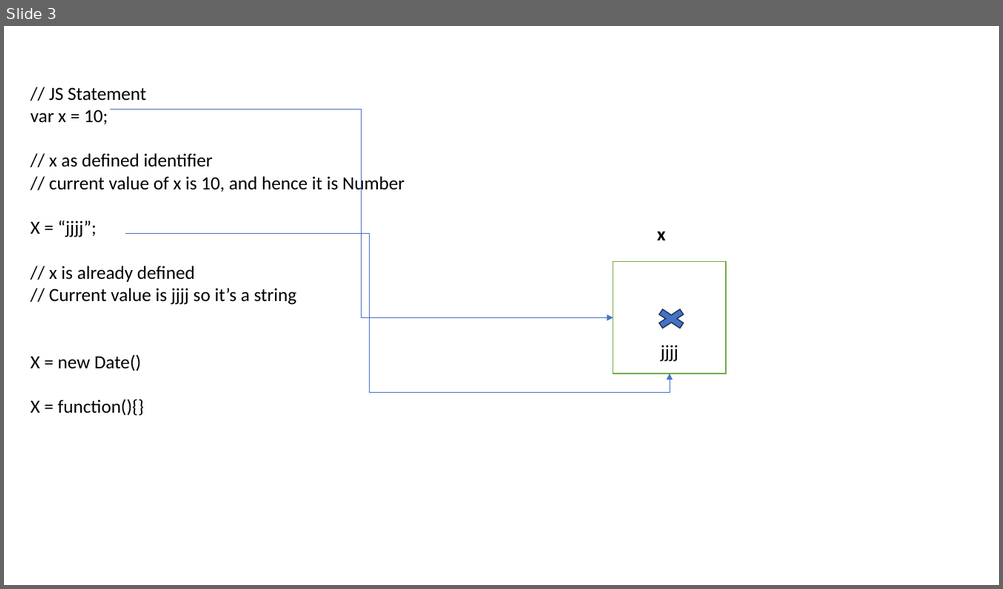
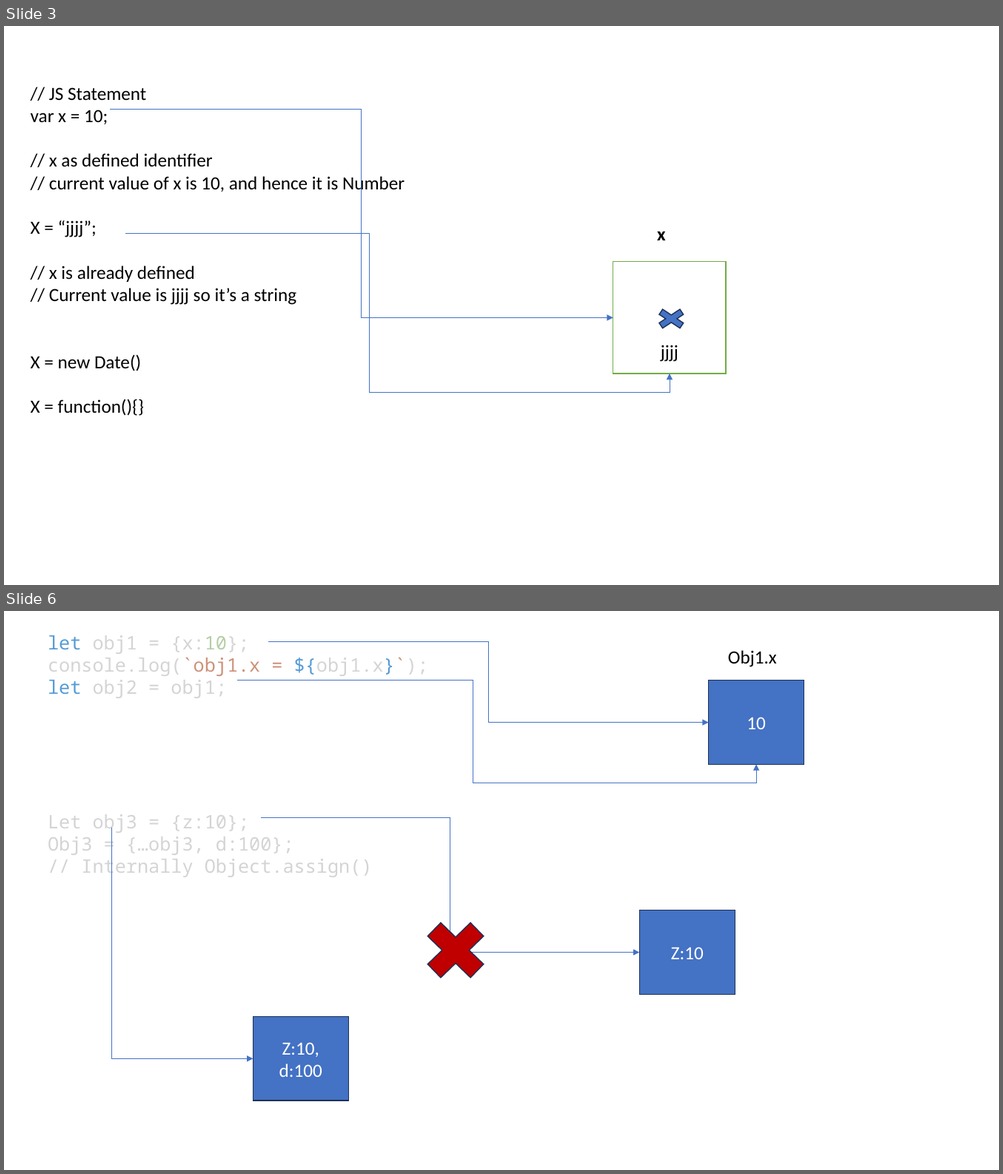
Before and after one commit to maheshsabnis/tscapita, a slide deck: TRaining_Im agesa.pptx. Shown one above the other, each under a label of ours: slide 3 before the commit, slides 3 and 6 after it; the slides between them are not shown. The pictures are 1003x589 and 1003x1174 pixels, drawn with LibreOffice and Linux fonts; fonts in the diff are those of the drawing. Boxes give left, top, right and bottom in pixels: in the first picture for what was removed or moved away, otherwise in the second. Text is boxed around its words. In the diff, an @@ line names an element or a change of style, - is before the commit and + after.

```diff
--- a/TRaining_Im agesa.pptx
+++ b/TRaining_Im agesa.pptx
@@ slide 6 added at [4, 611, 999, 1170], background #FFFFFF @@
@@ text added at [48, 635, 428, 878], 18 pt, text #D4D4D4 @@
+let obj1 = {x:10};
+console.log(`obj1.x = ${obj1.x}`);
+let obj2 = obj1;
+Let obj3 = {z:10};
+Obj3 = {…obj3, d:100};
+// Internally Object.assign()
@@ elbow arrow added from (269, 641) to (708, 722), #4472C4 0.5 pt @@
@@ text added at [728, 650, 777, 667], 18 pt, text #000000 @@
+Obj1.x
@@ elbow arrow added from (238, 681) to (756, 765), #4472C4 0.5 pt @@
@@ rectangle added at [708, 681, 804, 765], fill #4472C4, outline #1E3256 1 pt, 18 pt, text #FFFFFF @@
+10
@@ elbow arrow added from (111, 828) to (253, 1059), #4472C4 0.5 pt @@
@@ elbow arrow added from (261, 817) to (640, 953), #4472C4 0.5 pt @@
@@ cross added at [415, 911, 496, 991], fill #C00000, outline #1E3256 1 pt @@
@@ rectangle added at [640, 911, 735, 995], fill #4472C4, outline #1E3256 1 pt, 18 pt, text #FFFFFF @@
+Z:10
@@ rectangle added at [253, 1017, 349, 1101], fill #4472C4, outline #1E3256 1 pt, 18 pt, text #FFFFFF @@
+Z:10, d:100
```
Also in this commit, not shown: 2 slides changed, 1 other slide added, 32 other files.
